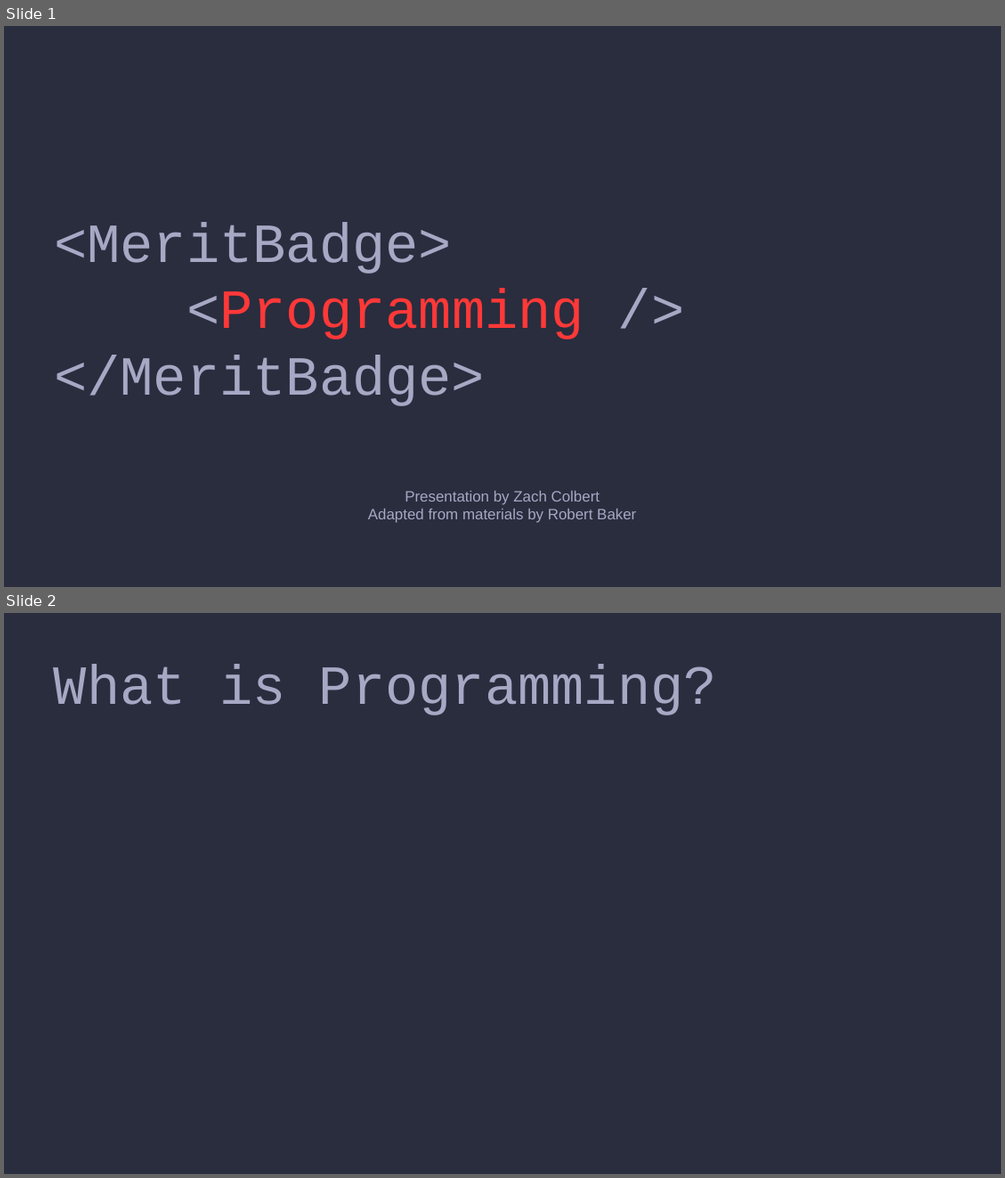
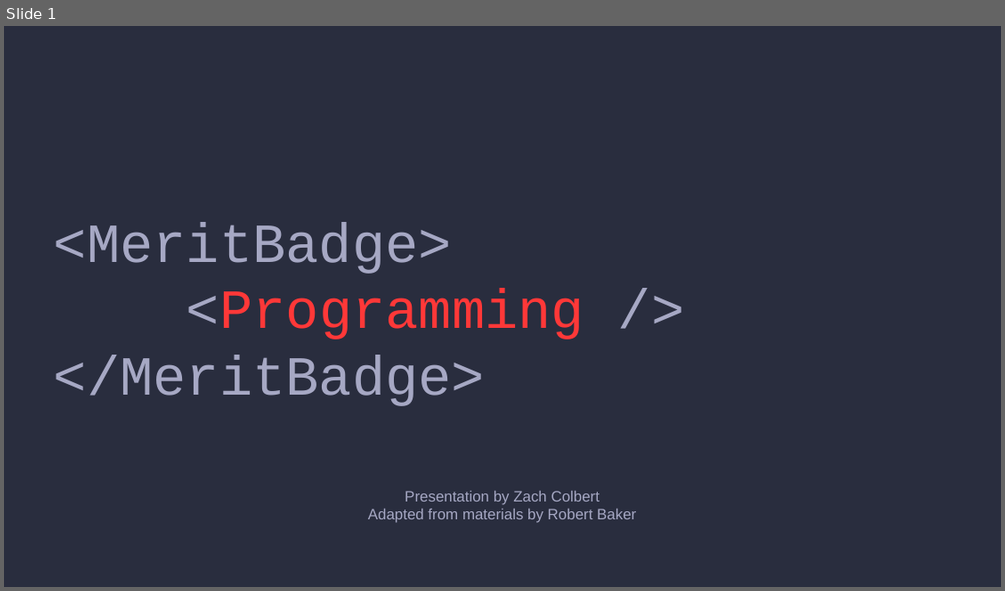
Before and after one commit to colbertz2/Programming-Merit-Badge, a slide deck: presentation.pptx. Shown one above the other, each under a label of ours: slides 1 and 2 before the commit, slide 1 after it. The pictures are 1005x1178 and 1005x591 pixels, drawn with LibreOffice and Linux fonts; fonts in the diff are those of the drawing. Boxes give left, top, right and bottom in pixels: in the first picture for what was removed or moved away, otherwise in the second. Text is boxed around its words. In the diff, an @@ line names an element or a change of style, - is before the commit and + after.

```diff
--- a/presentation.pptx
+++ b/presentation.pptx
@@ slide 2 removed at <box>4,613,1001,1174</box>, background #292D3E @@
@@ text removed at <box>54,665,717,715</box> @@
-What is Programming?
```
Also in this commit, not shown: 7 slides added, 3 other slides removed, 8 other files.
